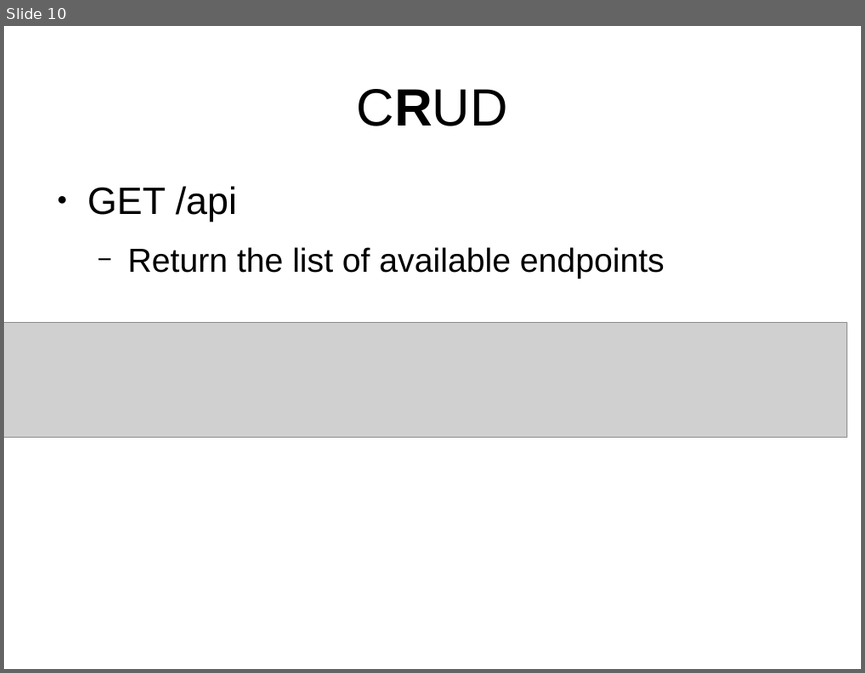
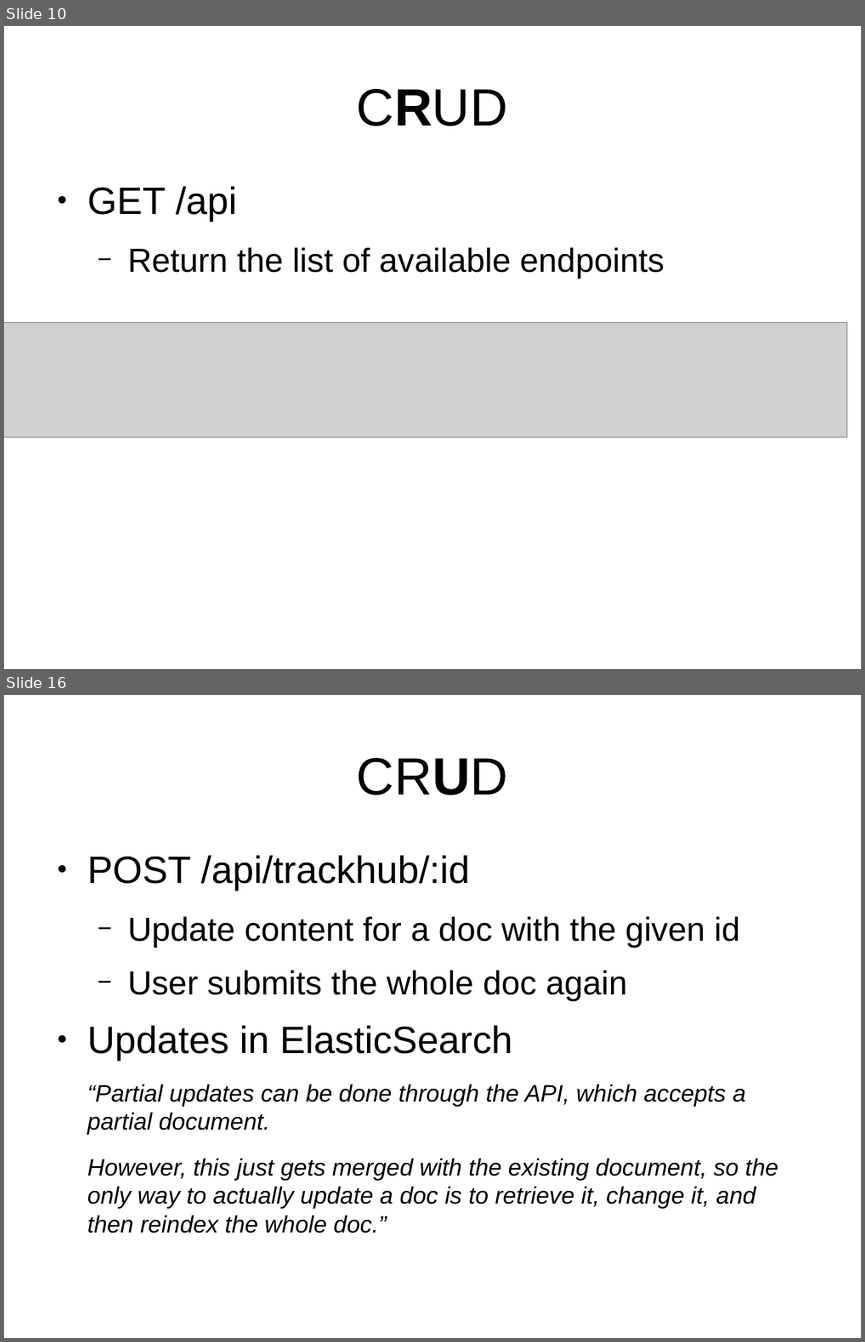
Before and after one commit to Ensembl/trackhub-registry, a slide deck: docs/code_review_07-05-15/talk.odp. Shown one above the other, each under a label of ours: slide 10 before the commit, slides 10 and 16 after it; the slides between them are not shown. The pictures are 865x673 and 865x1342 pixels, drawn with LibreOffice and Linux fonts; fonts in the diff are those of the drawing; grey boxes stand for pictures; background and template pictures are left out. Boxes give left, top, right and bottom in pixels: in the first picture for what was removed or moved away, otherwise in the second. Text is boxed around its words. In the diff, an @@ line names an element or a change of style, - is before the commit and + after.

```diff
--- a/docs/code_review_07-05-15/talk.odp
+++ b/docs/code_review_07-05-15/talk.odp
@@ slide 16 added at [4, 695, 861, 1338], background #FFFFFF @@
@@ title added at [357, 758, 508, 795], 44 pt, text #000000 @@
+CRUD
@@ text added at [87, 855, 778, 1208], 20 pt, text #000000, italic @@
+● POST /api/trackhub/:id
+  − Update content for a doc with the given id
+  − User submits the whole doc again
+● Updates in ElasticSearch
+“Partial updates can be done through the API, which accepts a partial document.
+However, this just gets merged with the existing document, so the only way to actually update a doc is to retrieve it, change it, and then reindex the whole doc.”
```
Also in this commit, not shown: 3 slides changed, 6 other slides added.
